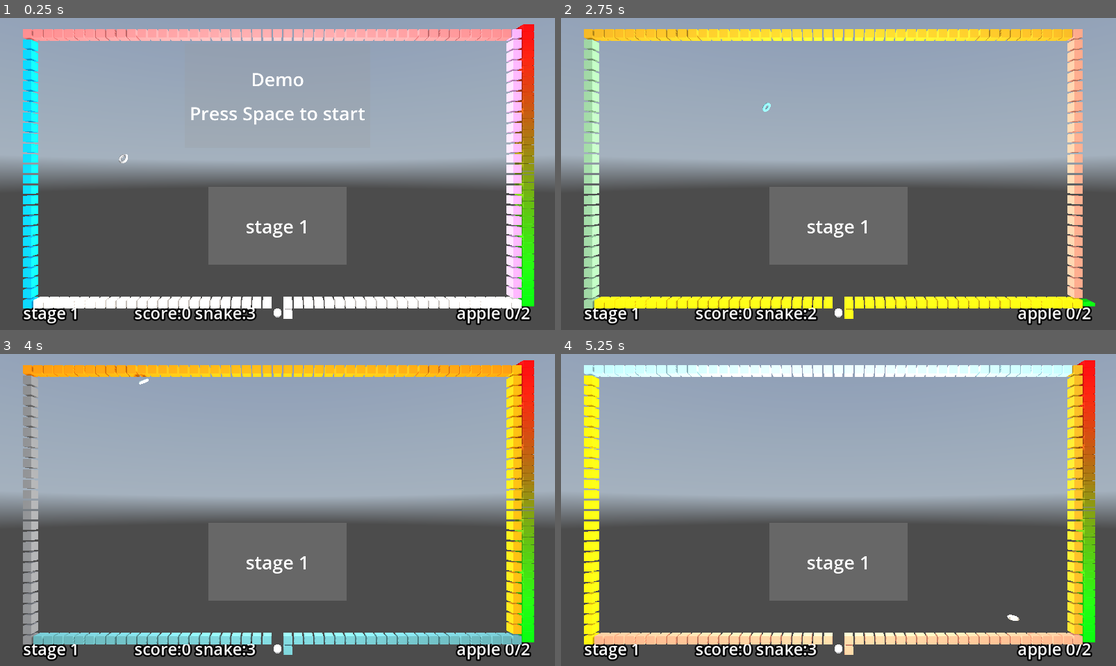
Above: before the commit, frames 1-4 (two rows, left to right).
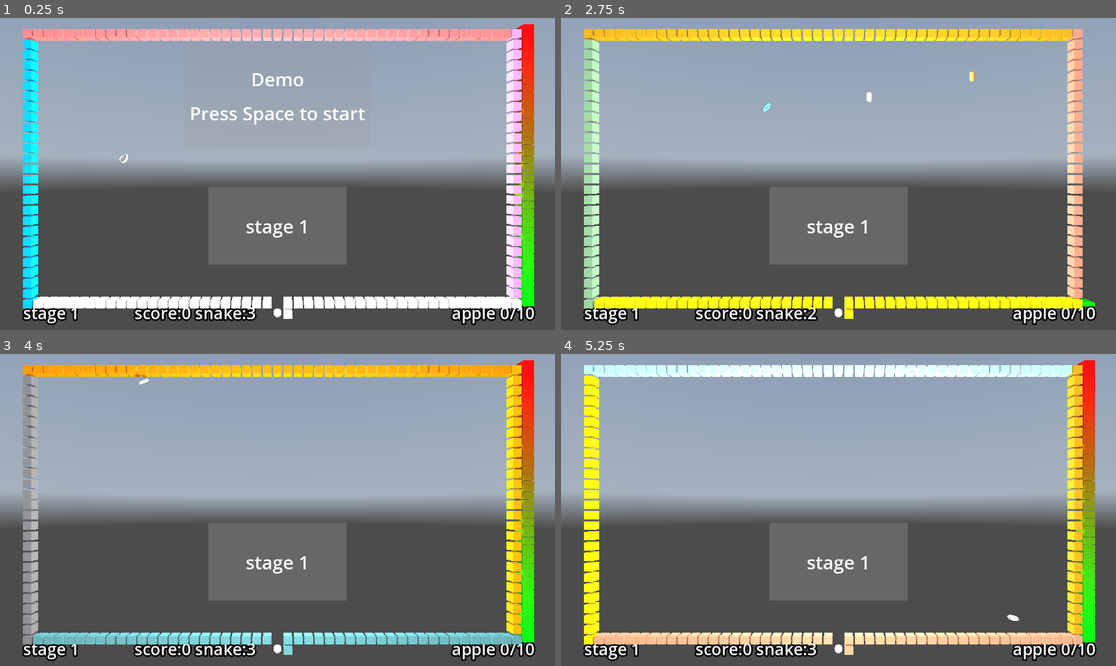
Above: after the commit, the same moments.

Repository: kasworld/gd4snakebyte3d
Game: Godot game, scene res://main.tscn
Same seed, same stepped clock (60 frames per second), same inputs: the game is played once before the commit and once after it. A sky picture missing from this copy of the repository is replaced by a grey-blue gradient.
Inputs (mouse positions are in pixels of both pictures, inside the frame that each line leads up to):
- Up to frame 1 (0.25 s): no input
- Up to frame 2 (2.75 s): tap Space at 0.5, 0.77, 1.25, 1.52 s; move the mouse to (960, 158) at 0.52 s; hold Right 0.53-1.28 s; click (960, 158) at 0.67 s; move the mouse to (727, 189) at 1.27 s; hold Down 1.28-2.03 s; tap Enter at 2 s; move the mouse to (894, 105) at 2.02 s; hold Right from 2.03 s (still down)
- Up to frame 3 (4 s): move the mouse to (249, 572) at 2.77 s; release Right at 2.78 s; hold Up 2.78-3.53 s; click (249, 572) at 2.92 s; tap Space at 3.02, 3.5, 3.77 s; move the mouse to (444, 556) at 3.52 s; hold Left from 3.53 s (still down)
- Up to frame 4 (5.25 s): tap Enter at 4.25 s; move the mouse to (672, 463) at 4.27 s; tap Space at 4.52, 5 s; move the mouse to (866, 510) at 5.02 s; release Left at 5.03 s; hold Down from 5.03 s (still down); click (866, 510) at 5.17 s

The runs differ from the first frame. In frame 1, 0.5% of the frame differs, in the area x 81-97%, y 92-99%; in frame 2, 0.8%, in the area x 24-97%, y 3-99%; in frame 3, 0.5%; in frame 4, 0.5%.

Commit message:
open goal stepover snakelen inc

Diff:
--- a/global/settings.gd
+++ b/global/settings.gd
@@ -3,11 +3,11 @@
 const FieldWidth :int = 48
 const FieldHeight :int = 27
 const FieldSize := Vector2i(FieldWidth,FieldHeight)
-const FrameTime := 0.1 # second
+const FrameTime := 0.2 # second
 const SnakeLenStart := 12
 const SankeLenInc := 12
 const PlumCount := 2
-const AppleCountPerStage := 2
+const AppleCountPerStage := 10
 const AppleIncOnStepOver := 3
 const EatStepOverLimit := FieldWidth + FieldHeight
 const SnakeLife := 3
--- a/stage.gd
+++ b/stage.gd
@@ -151,20 +151,21 @@
 		if demo_mode:
 			demo_move()
 		snake.process_frame()
-		if not all_apple_eaten():
-			snake_step_after_eat += 1
-			if snake_step_after_eat >= Settings.EatStepOverLimit:
-				handle_stepover()
-			gauge.set_value(snake_step_after_eat)
+		#if not all_apple_eaten():
+		snake_step_after_eat += 1
+		if snake_step_after_eat >= Settings.EatStepOverLimit:
+			handle_stepover()
+		gauge.set_value(snake_step_after_eat)
 	else:
 		gauge.set_value(0)
 
 func handle_stepover() -> void:
 	snake_step_after_eat = 0
-	for i in Settings.AppleIncOnStepOver:
-		add_apple()
-	apple_end_count += Settings.AppleIncOnStepOver
-	update_apple_info()
+	if not all_apple_eaten():
+		for i in Settings.AppleIncOnStepOver:
+			add_apple()
+		apple_end_count += Settings.AppleIncOnStepOver
+		update_apple_info()
 	snake.dest_body_len += Settings.SankeLenInc
 
 func _on_frame_timer_timeout() -> void:
